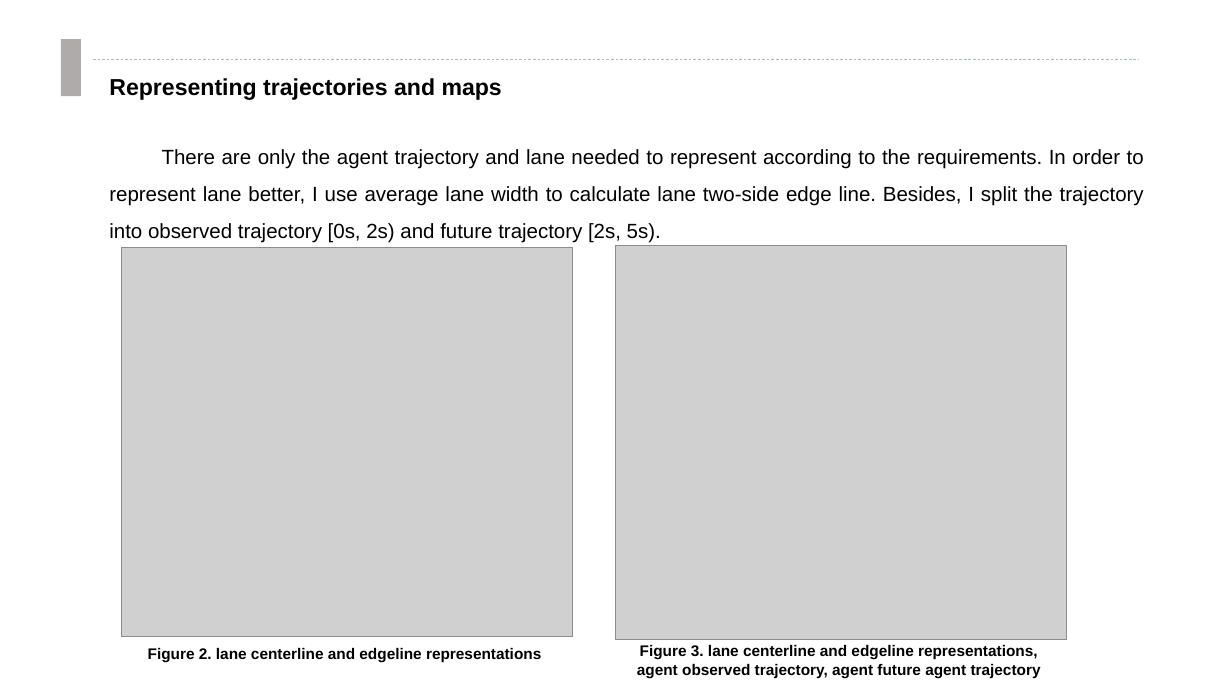
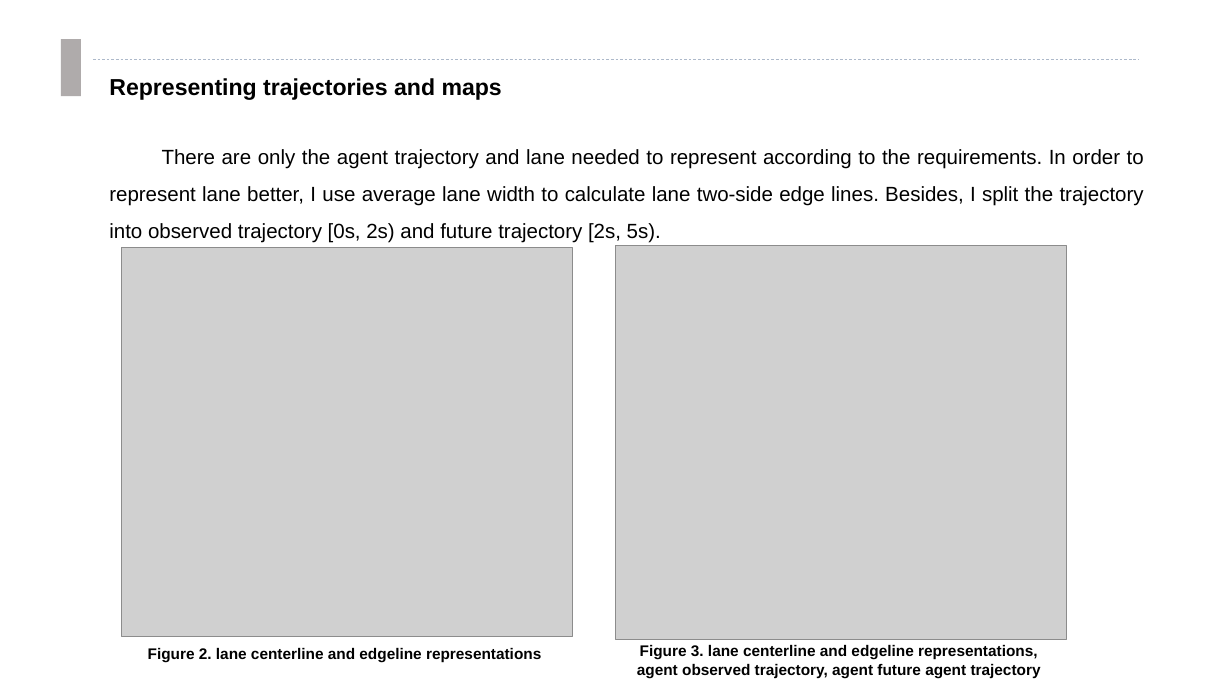
Before and after one commit to clownrat6/VectorNet, a slide deck: slide 7 of material/presentation.pptx. Drawn at 1232x693 pixels with LibreOffice and Linux fonts; fonts in the diff are those of the drawing; grey boxes stand for pictures. Boxes give left, top, right and bottom in pixels: in the first picture for what was removed or moved away, otherwise in the second. Text is boxed around its words. In the diff, an @@ line names an element or a change of style, - is before the commit and + after.

```diff
--- a/material/presentation.pptx
+++ b/material/presentation.pptx
@@ text at [109,149,1144,243]: text changed @@
-There are only the agent trajectory and lane needed to represent according to the requirements. In order to represent lane better, I use average lane width to calculate lane two-side edge line. Besides, I split the trajectory into observed trajectory [0s, 2s) and future trajectory [2s, 5s).
+There are only the agent trajectory and lane needed to represent according to the requirements. In order to represent lane better, I use average lane width to calculate lane two-side edge lines. Besides, I split the trajectory into observed trajectory [0s, 2s) and future trajectory [2s, 5s).
```
Also in this commit, not shown: 5 other slides changed, 1 slide added, 1 other file.
